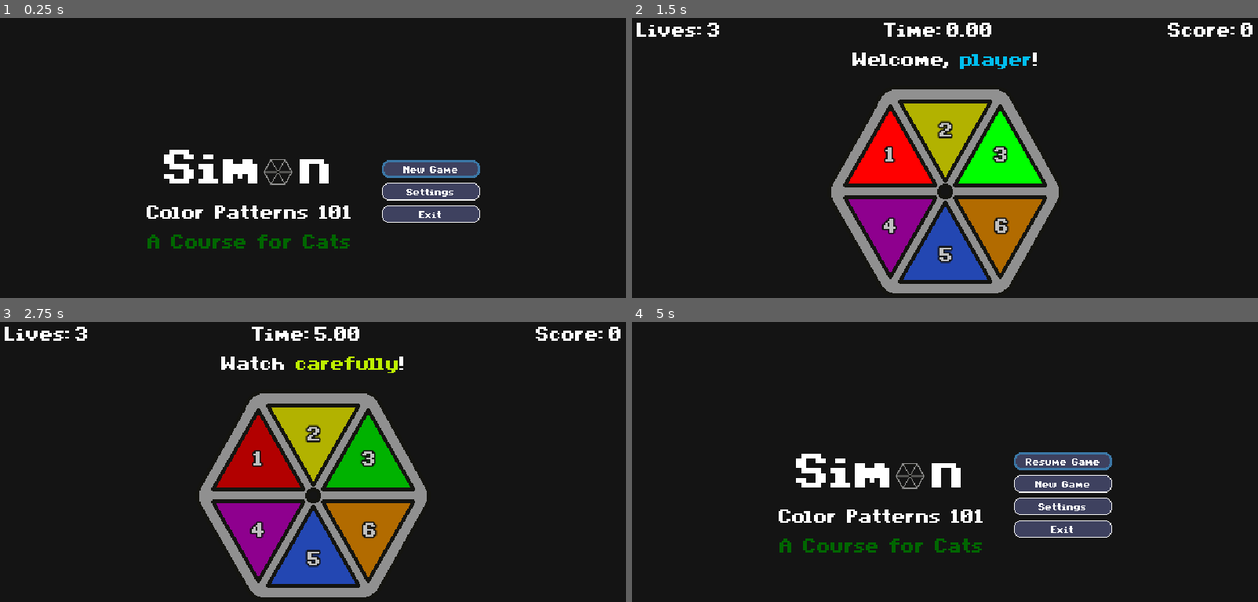
Above: before the commit, frames 1-4 (two rows, left to right).
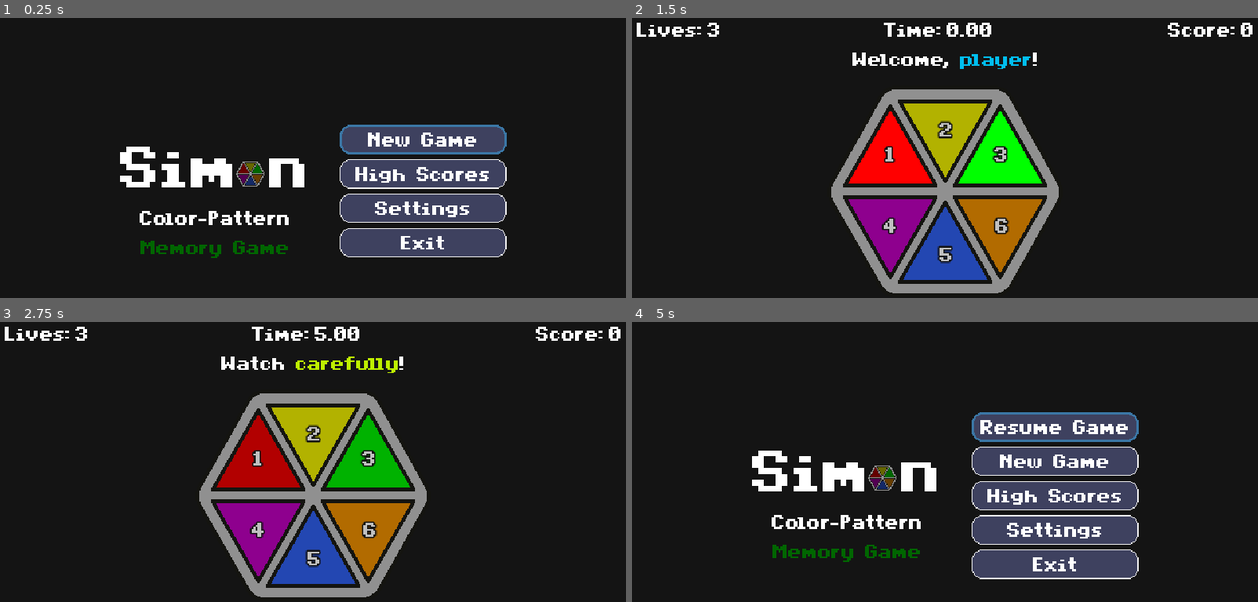
Above: after the commit, the same moments.

Repository: Panther-City-Game-Guild/Simon
Game: Godot game, scene res://Scenes/SimonTitle.tscn
The game is run twice, just before and just after one commit, with the same random seed, the same clock (stepped at 60 frames per second) and the same inputs.
Inputs (mouse positions are in pixels of both pictures, inside the frame that each line leads up to):
- Up to frame 1 (0.25 s): no input
- Up to frame 2 (1.5 s): click "New Game" at 0.5 s; tap Enter (ui_accept) at 1.25 s; move the mouse to (888, 152) at 1.27 s; hold 1 (trigger_ability_1) from 1.28 s (still down); click (888, 152) at 1.42 s
- Up to frame 3 (2.75 s): tap Enter (ui_accept) at 1.52, 2.27 s; move the mouse to (313, 434) at 2.02 s; release 1 (trigger_ability_1) at 2.03 s; tap 2 (trigger_ability_2) at 2.1 s; click (313, 434) at 2.17 s
- Up to frame 4 (5 s): tap Enter (ui_accept) at 2.75, 3.5, 3.77, 4.25, 4.52 s; move the mouse to (1001, 456) at 2.77 s; hold 3 (trigger_ability_3) 2.78-3.53 s; click (1001, 456) at 2.92 s; move the mouse to (888, 534) at 3.52 s; tap 4 (trigger_ability_4) at 3.6 s; click (888, 534) at 3.67 s; move the mouse to (945, 557) at 4.27 s; hold 5 (trigger_ability_5) from 4.28 s (still down); click (945, 557) at 4.42 s; tap Escape (ui_cancel) at 4.9 s

The runs differ from the first frame. In frame 1, 14% of the frame differs, in the area x 19-81%, y 38-86%; in frame 2, 0.1%; in frame 3, 0.1%; in frame 4, 16%, in the area x 19-81%, y 32-92%.

Commit message:
Working on UI
- Updated menu button size
- Updated Hexboard image
- Removed some old files
- Updated several project settings

Diff:
--- /dev/null
+++ b/simon/Assets/Images/SimonHexagon-Icon.svg
@@ -0,0 +1,149 @@
+<?xml version="1.0" encoding="UTF-8" standalone="no"?>
+<!-- Created with Inkscape (http://www.inkscape.org/) -->
+
+<svg
+   width="256"
+   height="256"
+   viewBox="0 0 67.733332 67.733333"
+   version="1.1"
+   id="svg1"
+   inkscape:version="1.4 (86a8ad7, 2024-10-11)"
+   sodipodi:docname="SimonHexagon-Icon.svg"
+   xmlns:inkscape="http://www.inkscape.org/namespaces/inkscape"
+   xmlns:sodipodi="http://sodipodi.sourceforge.net/DTD/sodipodi-0.dtd"
+   xmlns="http://www.w3.org/2000/svg"
+   xmlns:svg="http://www.w3.org/2000/svg">
+  <sodipodi:namedview
+     id="namedview1"
+     pagecolor="#505050"
+     bordercolor="#eeeeee"
+     borderopacity="1"
+     inkscape:showpageshadow="0"
+     inkscape:pageopacity="0"
+     inkscape:pagecheckerboard="0"
+     inkscape:deskcolor="#505050"
+     inkscape:document-units="px"
+     inkscape:zoom="0.70710678"
+     inkscape:cx="137.17872"
+     inkscape:cy="321.73359"
+     inkscape:window-width="2560"
+     inkscape:window-height="1387"
+     inkscape:window-x="-8"
+     inkscape:window-y="-8"
+     inkscape:window-maximized="1"
+     inkscape:current-layer="svg1" />
+  <defs
+     id="defs1">
+    <inkscape:path-effect
+       effect="fillet_chamfer"
+       id="path-effect46"
+       is_visible="true"
+       lpeversion="1"
+       nodesatellites_param="F,0,0,1,0,11.751406,0,1 @ F,0,0,1,0,13.302396,0,1 @ F,0,0,1,0,12.358334,0,1 @ F,0,0,1,0,13.428506,0,1 @ F,0,0,1,0,12.375141,0,1 @ F,0,0,1,0,12.858334,0,1"
+       radius="0"
+       unit="px"
+       method="auto"
+       mode="F"
+       chamfer_steps="1"
+       flexible="false"
+       use_knot_distance="true"
+       apply_no_radius="true"
+       apply_with_radius="true"
+       only_selected="false"
+       hide_knots="false" />
+  </defs>
+  <g
+     id="g51"
+     inkscape:label="Attempt3"
+     transform="matrix(0.24686092,0,0,0.24685774,4.2055173,4.1495357)"
+     style="display:inline">
+    <g
+       id="g49"
+       transform="matrix(0.99965609,0,0,-1.0054973,0.23613872,242.31198)"
+       inkscape:label="Area6"
+       style="display:inline">
+      <path
+         id="path47"
+         style="display:inline;fill:#663d00;fill-opacity:1;stroke:none;stroke-width:2;stroke-linecap:round;stroke-linejoin:round;stroke-dasharray:none;paint-order:markers fill stroke"
+         inkscape:transform-center-y="-28.867511"
+         d="M 179.9989,28.39555 230,115 130,114.999 Z"
+         sodipodi:nodetypes="cccc"
+         inkscape:transform-center-x="-25.000553"
+         inkscape:label="Fill" />
+    </g>
+    <g
+       id="g58"
+       transform="matrix(0.99965614,0,0,-1.0055467,0.19495751,242.64478)"
+       inkscape:label="Area5"
+       style="display:inline">
+      <path
+         id="path57"
+         style="display:inline;fill:#142966;fill-opacity:1;stroke:none;stroke-width:2;stroke-linecap:round;stroke-linejoin:round;stroke-dasharray:none;paint-order:markers fill stroke"
+         inkscape:transform-center-y="-14.433755"
+         d="M 70.000001,23.396 H 170 l -49.99999,86.6 z"
+         sodipodi:nodetypes="cccc"
+         inkscape:label="Fill" />
+    </g>
+    <g
+       id="g61"
+       transform="matrix(0.99966052,0,0,-1.0054976,0.15352352,242.31201)"
+       inkscape:label="Area4"
+       style="display:inline">
+      <path
+         id="path60"
+         style="display:inline;fill:#520052;fill-opacity:1;stroke:none;stroke-width:2;stroke-linecap:round;stroke-linejoin:round;stroke-dasharray:none;paint-order:markers fill stroke"
+         inkscape:transform-center-y="-28.867511"
+         d="M 59.9989,28.39555 110,115 10,114.999 Z"
+         sodipodi:nodetypes="cccc"
+         inkscape:transform-center-x="-25.000553"
+         inkscape:label="Fill" />
+    </g>
+    <g
+       id="g63"
+       inkscape:label="Area3"
+       transform="matrix(0.99966291,0,0,1.0054975,0.23491112,-1.548779)"
+       style="display:inline">
+      <path
+         id="path62"
+         style="display:inline;fill:#006600;fill-opacity:1;stroke:none;stroke-width:2;stroke-linecap:round;stroke-linejoin:round;stroke-dasharray:none;paint-order:markers fill stroke"
+         inkscape:transform-center-y="-28.867511"
+         d="M 179.9989,28.39555 230,115 130,114.999 Z"
+         sodipodi:nodetypes="cccc"
+         inkscape:transform-center-x="-25.000553"
+         inkscape:label="Fill" />
+    </g>
+    <g
+       id="g65"
+       transform="matrix(0.99966056,0,0,1.0055469,0.19442711,-1.8815779)"
+       inkscape:label="Area2"
+       style="display:inline">
+      <path
+         id="path64"
+         style="display:inline;fill:#666600;fill-opacity:1;stroke:none;stroke-width:1.99696;stroke-linecap:round;stroke-linejoin:round;stroke-dasharray:none;paint-order:markers fill stroke"
+         inkscape:transform-center-y="-14.389843"
+         d="M 70.000001,23.396 H 170 l -49.99999,86.33652 z"
+         sodipodi:nodetypes="cccc"
+         inkscape:label="Fill" />
+    </g>
+    <g
+       id="g67"
+       inkscape:label="Area1"
+       transform="matrix(0.99966291,0,0,1.0054975,0.15338012,-1.548779)"
+       style="display:inline">
+      <path
+         id="path66"
+         style="display:inline;fill:#660000;fill-opacity:1;stroke:none;stroke-width:2;stroke-linecap:round;stroke-linejoin:round;stroke-dasharray:none;paint-order:markers fill stroke"
+         inkscape:transform-center-y="-28.867511"
+         d="M 59.9989,28.39555 110,115 10,114.999 Z"
+         sodipodi:nodetypes="cccc"
+         inkscape:transform-center-x="-25.000553"
+         inkscape:label="Fill" />
+    </g>
+    <path
+       id="path40"
+       style="display:inline;fill:#909090;fill-opacity:1;stroke:#141410;stroke-width:4;stroke-linecap:round;stroke-linejoin:round;stroke-dasharray:none;stroke-opacity:1;paint-order:fill markers stroke"
+       inkscape:label="Solid-Background"
+       d="M 66.75931,6.6260079 A 20.190569,20.190569 0 0 0 49.20238,16.844479 L -3.4223576,109.48525 a 23.296125,23.296125 0 0 0 0.052334,23.10363 l 52.2249066,90.99005 a 21.342757,21.342757 0 0 0 18.511499,10.71913 H 172.66191 a 22.998929,22.998929 0 0 0 20.02918,-11.69531 l 51.23266,-90.77429 a 22.039573,22.039573 0 0 0 0.0481,-21.58071 L 192.36243,17.852081 A 21.910938,21.910938 0 0 0 173.23339,6.6260079 Z M 70.171471,21.656252 H 170.13733 L 120.1544,108.79605 Z M 60.131762,27.016864 110.11678,114.15876 H 10.150927 Z m 120.041088,0 49.98502,87.141896 H 130.19202 Z M 10.150927,126.76531 h 99.965853 l -49.985018,87.1419 z m 120.041093,0 h 99.96585 l -49.98502,87.1419 z m -10.03762,5.36271 49.98293,87.1398 H 70.171471 Z"
+       transform="matrix(0.99999996,0,0,0.9992996,-7.0324675e-4,0.00394103)" />
+  </g>
+</svg>
--- /dev/null
+++ b/simon/Assets/menu_button_theme.tres
@@ -0,0 +1,3 @@
+[gd_resource type="Theme" format=3 uid="uid://be5jvjber8yrc"]
+
+[resource]
--- a/simon/Scenes/CircleBoard.tscn
+++ b/simon/Scenes/CircleBoard.tscn
@@ -11,6 +11,7 @@
 script = ExtResource("1_gobkb")
 
 [node name="BoardSprite" type="Sprite2D" parent="."]
+texture_filter = 1
 texture = ExtResource("2_owfy7")
 
 [node name="Area_1" type="Area2D" parent="BoardSprite"]
@@ -27,6 +28,7 @@
 polygon = PackedVector2Array(-48, 34, -46, 11, -39, -7, -28, -24, -11, -42, 6, -54, 28, -63, 51, -66, 51, 34)
 
 [node name="Label" type="Label" parent="BoardSprite/Area_1"]
+texture_filter = 1
 anchors_preset = 8
 anchor_left = 0.5
 anchor_top = 0.5
@@ -51,6 +53,7 @@
 script = ExtResource("4_rx7ny")
 
 [node name="CollisionPolygon2D" type="CollisionPolygon2D" parent="BoardSprite/Area_2"]
+visible = false
 polygon = PackedVector2Array(53, -68, 53, 36, -51, 36, -50, 22, -46, 6, -43, -2, -36, -16, -27, -29, -12, -44, -2, -51, 15, -60, 23, -63, 39, -67)
 
 [node name="Polygon2D" type="Polygon2D" parent="BoardSprite/Area_2"]
@@ -58,6 +61,7 @@
 polygon = PackedVector2Array(-48, 34, -46, 11, -39, -7, -28, -24, -11, -42, 6, -54, 28, -63, 51, -66, 51, 34)
 
 [node name="Label" type="Label" parent="BoardSprite/Area_2"]
+texture_filter = 1
 anchors_preset = 8
 anchor_left = 0.5
 anchor_top = 0.5
@@ -83,6 +87,7 @@
 script = ExtResource("4_rx7ny")
 
 [node name="CollisionPolygon2D" type="CollisionPolygon2D" parent="BoardSprite/Area_3"]
+visible = false
 polygon = PackedVector2Array(53, -68, 53, 36, -51, 36, -50, 22, -46, 6, -43, -2, -36, -16, -27, -29, -12, -44, -2, -51, 15, -60, 23, -63, 39, -67)
 
 [node name="Polygon2D" type="Polygon2D" parent="BoardSprite/Area_3"]
@@ -90,6 +95,7 @@
 polygon = PackedVector2Array(-48, 34, -46, 11, -39, -7, -28, -24, -11, -42, 6, -54, 28, -63, 51, -66, 51, 34)
 
 [node name="Label" type="Label" parent="BoardSprite/Area_3"]
+texture_filter = 1
 anchors_preset = 8
 anchor_left = 0.5
 anchor_top = 0.5
@@ -115,6 +121,7 @@
 script = ExtResource("4_rx7ny")
 
 [node name="CollisionPolygon2D" type="CollisionPolygon2D" parent="BoardSprite/Area_4"]
+visible = false
 polygon = PackedVector2Array(53, -68, 53, 36, -51, 36, -50, 22, -46, 6, -43, -2, -36, -16, -27, -29, -12, -44, -2, -51, 15, -60, 23, -63, 39, -67)
 
 [node name="Polygon2D" type="Polygon2D" parent="BoardSprite/Area_4"]
@@ -122,6 +129,7 @@
 polygon = PackedVector2Array(-48, 34, -46, 11, -39, -7, -28, -24, -11, -42, 6, -54, 28, -63, 51, -66, 51, 34)
 
 [node name="Label" type="Label" parent="BoardSprite/Area_4"]
+texture_filter = 1
 anchors_preset = 8
 anchor_left = 0.5
 anchor_top = 0.5
--- a/simon/Scenes/GameMenu.tscn
+++ b/simon/Scenes/GameMenu.tscn
@@ -1,10 +1,11 @@
-[gd_scene load_steps=11 format=3 uid="uid://dv5ce46e4gdq7"]
+[gd_scene load_steps=12 format=3 uid="uid://dv5ce46e4gdq7"]
 
 [ext_resource type="FontFile" uid="uid://dpp84wuchugmh" path="res://Assets/Fonts/mago3.ttf" id="1_0crqe"]
-[ext_resource type="Script" path="res://Scripts/game_menu.gd" id="1_7oi58"]
-[ext_resource type="Texture2D" uid="uid://c70umxwdsm5bm" path="res://Assets/Images/Simon-Menu-Button.png" id="2_ehgel"]
-[ext_resource type="Texture2D" uid="uid://bkwyx2dd8qcja" path="res://Assets/Images/Simon-Menu-Button-Hover.png" id="3_0crqe"]
-[ext_resource type="Texture2D" uid="uid://d3ssoamxmlpnc" path="res://Assets/Images/Simon-Menu-Button-Disabled.png" id="5_pxdf2"]
+[ext_resource type="Script" uid="uid://l5e0jm8t740s" path="res://Scripts/game_menu.gd" id="1_7oi58"]
+[ext_resource type="Texture2D" uid="uid://c78hrt44st216" path="res://Assets/Images/Button-Base-170x30.png" id="3_5iivx"]
+[ext_resource type="Texture2D" uid="uid://4rg75fj0voi0" path="res://Assets/Images/SimonHexBoardDim.png" id="3_ptjl2"]
+[ext_resource type="Texture2D" uid="uid://dlnfv0nutb3na" path="res://Assets/Images/Button-Hover-170x30.png" id="4_ptjl2"]
+[ext_resource type="Texture2D" uid="uid://ux46stthngey" path="res://Assets/Images/Button-Disabled-170x30.png" id="5_fv87u"]
 
 [sub_resource type="Theme" id="Theme_pxdf2"]
 default_font = ExtResource("1_0crqe")
@@ -13,7 +14,7 @@
 bg_color = Color(0.0784314, 0.0784314, 0.0784314, 1)
 
 [sub_resource type="LabelSettings" id="LabelSettings_f0vws"]
-font_size = 80
+font_size = 96
 
 [sub_resource type="LabelSettings" id="LabelSettings_m1f3t"]
 font_size = 32
@@ -24,6 +25,7 @@
 
 [node name="GameMenu" type="Panel"]
 process_mode = 3
+texture_filter = 1
 offset_right = 640.0
 offset_bottom = 360.0
 size_flags_horizontal = 4
@@ -51,6 +53,7 @@
 [node name="NameContainer" type="HBoxContainer" parent="Container/TitleContainer"]
 layout_mode = 2
 size_flags_horizontal = 4
+theme_override_constants/separation = 0
 alignment = 1
 
 [node name="Sim" type="Label" parent="Container/TitleContainer/NameContainer"]
@@ -60,7 +63,7 @@
 horizontal_alignment = 1
 
 [node name="MarginContainer" type="MarginContainer" parent="Container/TitleContainer/NameContainer"]
-custom_minimum_size = Vector2(30, 32)
+custom_minimum_size = Vector2(32, 32)
 layout_mode = 2
 size_flags_horizontal = 4
 theme_override_constants/margin_bottom = 8
@@ -73,18 +76,21 @@
 
 [node name="CommLabel" type="Label" parent="Container/TitleContainer"]
 layout_mode = 2
-text = "Color Patterns 101"
+text = "Color-Pattern"
 label_settings = SubResource("LabelSettings_m1f3t")
 horizontal_alignment = 1
 
 [node name="CommLabel2" type="Label" parent="Container/TitleContainer"]
 layout_mode = 2
-text = "A Course for Cats"
+text = "Memory Game"
 label_settings = SubResource("LabelSettings_pxdf2")
 horizontal_alignment = 1
 
 [node name="Sprite2D" type="Sprite2D" parent="Container"]
-position = Vector2(284, 160)
+texture_filter = 1
+position = Vector2(256, 162)
+scale = Vector2(0.125, 0.125)
+texture = ExtResource("3_ptjl2")
 
 [node name="MenuContainer" type="VBoxContainer" parent="Container"]
 layout_mode = 2
@@ -96,10 +102,10 @@
 [node name="ResumeBtn" type="TextureButton" parent="Container/MenuContainer"]
 visible = false
 layout_mode = 2
-texture_normal = ExtResource("2_ehgel")
-texture_hover = ExtResource("3_0crqe")
-texture_disabled = ExtResource("5_pxdf2")
-texture_focused = ExtResource("3_0crqe")
+texture_normal = ExtResource("3_5iivx")
+texture_hover = ExtResource("4_ptjl2")
+texture_disabled = ExtResource("5_fv87u")
+texture_focused = ExtResource("4_ptjl2")
 
 [node name="Label" type="Label" parent="Container/MenuContainer/ResumeBtn"]
 layout_mode = 1
@@ -108,16 +114,16 @@
 anchor_bottom = 1.0
 grow_horizontal = 2
 grow_vertical = 2
+theme_override_font_sizes/font_size = 32
 text = "Resume Game"
 horizontal_alignment = 1
-vertical_alignment = 1
 
 [node name="NewBtn" type="TextureButton" parent="Container/MenuContainer"]
 layout_mode = 2
-texture_normal = ExtResource("2_ehgel")
-texture_hover = ExtResource("3_0crqe")
-texture_disabled = ExtResource("5_pxdf2")
-texture_focused = ExtResource("3_0crqe")
+texture_normal = ExtResource("3_5iivx")
+texture_hover = ExtResource("4_ptjl2")
+texture_disabled = ExtResource("5_fv87u")
+texture_focused = ExtResource("4_ptjl2")
 
 [node name="Label" type="Label" parent="Container/MenuContainer/NewBtn"]
 layout_mode = 1
@@ -126,18 +132,16 @@
 anchor_bottom = 1.0
 grow_horizontal = 2
 grow_vertical = 2
+theme_override_font_sizes/font_size = 32
 text = "New Game"
 horizontal_alignment = 1
-vertical_alignment = 1
 
 [node name="ScoresBtn" type="TextureButton" parent="Container/MenuContainer"]
-visible = false
 layout_mode = 2
-disabled = true
-texture_normal = ExtResource("2_ehgel")
-texture_hover = ExtResource("3_0crqe")
-texture_disabled = ExtResource("5_pxdf2")
-texture_focused = ExtResource("3_0crqe")
+texture_normal = ExtResource("3_5iivx")
+texture_hover = ExtResource("4_ptjl2")
+texture_disabled = ExtResource("5_fv87u")
+texture_focused = ExtResource("4_ptjl2")
 
 [node name="Label" type="Label" parent="Container/MenuContainer/ScoresBtn"]
 layout_mode = 1
@@ -146,16 +150,16 @@
 anchor_bottom = 1.0
 grow_horizontal = 2
 grow_vertical = 2
+theme_override_font_sizes/font_size = 32
 text = "High Scores"
 horizontal_alignment = 1
-vertical_alignment = 1
 
 [node name="SettingsBtn" type="TextureButton" parent="Container/MenuContainer"]
 layout_mode = 2
-texture_normal = ExtResource("2_ehgel")
-texture_hover = ExtResource("3_0crqe")
-texture_disabled = ExtResource("5_pxdf2")
-texture_focused = ExtResource("3_0crqe")
+texture_normal = ExtResource("3_5iivx")
+texture_hover = ExtResource("4_ptjl2")
+texture_disabled = ExtResource("5_fv87u")
+texture_focused = ExtResource("4_ptjl2")
 
 [node name="Label" type="Label" parent="Container/MenuContainer/SettingsBtn"]
 layout_mode = 1
@@ -164,16 +168,16 @@
 anchor_bottom = 1.0
 grow_horizontal = 2
 grow_vertical = 2
+theme_override_font_sizes/font_size = 32
 text = "Settings"
 horizontal_alignment = 1
-vertical_alignment = 1
 
 [node name="ExitBtn" type="TextureButton" parent="Container/MenuContainer"]
 layout_mode = 2
-texture_normal = ExtResource("2_ehgel")
-texture_hover = ExtResource("3_0crqe")
-texture_disabled = ExtResource("5_pxdf2")
-texture_focused = ExtResource("3_0crqe")
+texture_normal = ExtResource("3_5iivx")
+texture_hover = ExtResource("4_ptjl2")
+texture_disabled = ExtResource("5_fv87u")
+texture_focused = ExtResource("4_ptjl2")
 
 [node name="Label" type="Label" parent="Container/MenuContainer/ExitBtn"]
 layout_mode = 1
@@ -182,9 +186,9 @@
 anchor_bottom = 1.0
 grow_horizontal = 2
 grow_vertical = 2
+theme_override_font_sizes/font_size = 32
 text = "Exit"
 horizontal_alignment = 1
-vertical_alignment = 1
 
 [connection signal="gui_input" from="Container/MenuContainer/ResumeBtn" to="." method="_on_resume_btn_gui_input"]
 [connection signal="gui_input" from="Container/MenuContainer/NewBtn" to="." method="_on_new_btn_gui_input"]
--- /dev/null
+++ b/simon/Scenes/GameReport.tscn
@@ -0,0 +1,6 @@
+[gd_scene load_steps=2 format=3 uid="uid://24u53315t5ti"]
+
+[ext_resource type="Script" uid="uid://cvix6l76l5gam" path="res://Scripts/game_report.gd" id="1_1uh52"]
+
+[node name="GameReport" type="Node2D"]
+script = ExtResource("1_1uh52")
--- /dev/null
+++ b/simon/Scenes/GameSettings.tscn
@@ -0,0 +1,51 @@
+[gd_scene load_steps=4 format=3 uid="uid://im3n81tbvan2"]
+
+[ext_resource type="Theme" uid="uid://bcj8x1t4qdn5o" path="res://Assets/board_area_theme.tres" id="1_40wjk"]
+
+[sub_resource type="StyleBoxFlat" id="StyleBoxFlat_ymymp"]
+bg_color = Color(0.0784314, 0.0784314, 0.0784314, 1)
+
+[sub_resource type="ButtonGroup" id="ButtonGroup_40wjk"]
+
+[node name="GameSettings" type="Control"]
+texture_filter = 1
+layout_mode = 3
+anchors_preset = 15
+anchor_right = 1.0
+anchor_bottom = 1.0
+grow_horizontal = 2
+grow_vertical = 2
+theme = ExtResource("1_40wjk")
+
+[node name="Panel" type="Panel" parent="."]
+custom_minimum_size = Vector2(640, 360)
+layout_mode = 0
+offset_right = 40.0
+offset_bottom = 40.0
+theme_override_styles/panel = SubResource("StyleBoxFlat_ymymp")
+
+[node name="HBoxContainer" type="HBoxContainer" parent="."]
+layout_mode = 0
+offset_right = 266.0
+offset_bottom = 40.0
+
+[node name="Label" type="Label" parent="HBoxContainer"]
+layout_mode = 2
+text = "Board Shape"
+
+[node name="VBoxContainer" type="VBoxContainer" parent="HBoxContainer"]
+layout_mode = 2
+
+[node name="CheckBox" type="CheckBox" parent="HBoxContainer/VBoxContainer"]
+texture_filter = 1
+layout_mode = 2
+theme = ExtResource("1_40wjk")
+button_group = SubResource("ButtonGroup_40wjk")
+text = "Hexagon"
+
+[node name="CheckBox2" type="CheckBox" parent="HBoxContainer/VBoxContainer"]
+texture_filter = 1
+layout_mode = 2
+theme = ExtResource("1_40wjk")
+button_group = SubResource("ButtonGroup_40wjk")
+text = "Circle"
--- a/simon/Scenes/HexBoard.tscn
+++ b/simon/Scenes/HexBoard.tscn
@@ -1,20 +1,16 @@
-[gd_scene load_steps=6 format=3 uid="uid://yn1d5or0rw1x"]
-
-[ext_resource type="Script" path="res://Scripts/board.gd" id="1_2ukb6"]
-[ext_resource type="Script" path="res://Scripts/area.gd" id="2_82xq0"]
+[gd_scene load_steps=5 format=3 uid="uid://yn1d5or0rw1x"]
+
+[ext_resource type="Script" uid="uid://dmsljr82g63y5" path="res://Scripts/board.gd" id="1_2ukb6"]
+[ext_resource type="Script" uid="uid://cva6no74swapm" path="res://Scripts/area.gd" id="2_82xq0"]
 [ext_resource type="Texture2D" uid="uid://g6t0tskp2ahh" path="res://Assets/Images/SimonHexBoard.png" id="3_6y4hp"]
-[ext_resource type="Texture2D" uid="uid://b10nbqir0y68w" path="res://Assets/Images/SimonHexagon-Dim.png" id="5_0dx74"]
 [ext_resource type="Theme" uid="uid://bcj8x1t4qdn5o" path="res://Assets/board_area_theme.tres" id="5_2c8px"]
 
 [node name="HexBoard" type="Node2D"]
 top_level = true
 script = ExtResource("1_2ukb6")
 
-[node name="PlaceholderArt" type="Sprite2D" parent="."]
-visible = false
-texture = ExtResource("5_0dx74")
-
 [node name="BoardSprite" type="Sprite2D" parent="."]
+texture_filter = 1
 texture = ExtResource("3_6y4hp")
 
 [node name="Area_1" type="Area2D" parent="BoardSprite"]
@@ -30,6 +26,7 @@
 polygon = PackedVector2Array(-45, 34, 1, -47, 47, 34)
 
 [node name="Label" type="Label" parent="BoardSprite/Area_1"]
+texture_filter = 1
 anchors_preset = 8
 anchor_left = 0.5
 anchor_top = 0.5
@@ -60,6 +57,7 @@
 polygon = PackedVector2Array(-46.0001, 29.9999, 0.000129294, -51, 45.9999, 30.0001)
 
 [node name="Label" type="Label" parent="BoardSprite/Area_2"]
+texture_filter = 1
 anchors_preset = 8
 anchor_left = 0.5
 anchor_top = 0.5
@@ -90,6 +88,7 @@
 polygon = PackedVector2Array(-47, 34, -1, -47, 45, 34)
 
 [node name="Label" type="Label" parent="BoardSprite/Area_3"]
+texture_filter = 1
 anchors_preset = 8
 anchor_left = 0.5
 anchor_top = 0.5
@@ -120,6 +119,7 @@
 polygon = PackedVector2Array(-47.0001, 33.9999, -0.999882, -47, 44.9999, 34.0001)
 
 [node name="Label" type="Label" parent="BoardSprite/Area_4"]
+texture_filter = 1
 anchors_preset = 8
 anchor_left = 0.5
 anchor_top = 0.5
@@ -150,6 +150,7 @@
 polygon = PackedVector2Array(-46, 30, 0, -51, 46, 30)
 
 [node name="Label" type="Label" parent="BoardSprite/Area_5"]
+texture_filter = 1
 anchors_preset = 8
 anchor_left = 0.5
 anchor_top = 0.5
@@ -180,6 +181,7 @@
 polygon = PackedVector2Array(-45.0001, 33.9999, 1.00012, -47, 46.9999, 34.0001)
 
 [node name="Label" type="Label" parent="BoardSprite/Area_6"]
+texture_filter = 1
 anchors_preset = 8
 anchor_left = 0.5
 anchor_top = 0.5
@@ -196,11 +198,6 @@
 text = "6"
 horizontal_alignment = 1
 vertical_alignment = 1
-
-[node name="Light" type="Polygon2D" parent="."]
-show_behind_parent = true
-color = Color(0.0784314, 0.0784314, 0.0784314, 1)
-polygon = PackedVector2Array(-5, -5, 5, -5, 5, 5, -5, 5)
 
 [connection signal="mouse_entered" from="BoardSprite/Area_1" to="BoardSprite/Area_1" method="_on_mouse_entered"]
 [connection signal="mouse_exited" from="BoardSprite/Area_1" to="BoardSprite/Area_1" method="_on_mouse_exited"]
--- a/simon/Scripts/game_menu.gd
+++ b/simon/Scripts/game_menu.gd
@@ -1,18 +1,11 @@
 extends Panel
 
-var LogoBoard: CompressedTexture2D = load("res://Assets/Images/SimonHexboard.png")
 @onready var NameBoard := $Container/Sprite2D
 @onready var resumeBtn := $Container/MenuContainer/ResumeBtn
 @onready var newBtn := $Container/MenuContainer/NewBtn
 
-
 # Called when the node enters the scene tree for the first time.
 func _ready() -> void:
-	var img: Image = LogoBoard.get_image()
-	img.resize(32, 32)
-	var texture: ImageTexture = ImageTexture.create_from_image(img)
-	NameBoard.texture = texture
-
 	newBtn.grab_focus()
 
 
--- /dev/null
+++ b/simon/Scripts/game_report.gd
@@ -0,0 +1 @@
+extends Node2D
--- a/simon/Scripts/game_title.gd
+++ b/simon/Scripts/game_title.gd
@@ -1,10 +1,4 @@
 extends Node
-
-### TODO:
-# - Move most of the generic Game functionality to a generic Game controller node
-# - HexBoard.gd should only control its child nodes and signal back to Game controller
-# - GameHUD, HexBoard, and GameClock should be children of the Game controller
-# - This would allow for the possibility of other game board shapes for more dynamic gameplay
 
 ### TODO:
 # - Experiment with disabling _input processing for the active_board while Simon is teaching the pattern
@@ -54,7 +48,8 @@
 			_unpause_game()
 			return
 
-		# If a Game is NOT running and the GameMenu is visible, go to GameSelection
+		# If a Game is NOT running and the GameMenu is visible, do something?
+		# TODO: Consider removing or repurposing this!
 		elif !Game.is_game_running && GameMenu.visible:
 			# TODO: Do something
 			return
--- a/simon/project.godot
+++ b/simon/project.godot
@@ -11,11 +11,14 @@
 [application]
 
 config/name="Simon"
+config/description="Simon is built to emulate the classic hand-held color-pattern memory game by the same name."
 run/main_scene="uid://cky1uw2nrbma4"
 config/use_custom_user_dir=true
 config/custom_user_dir_name="PCGG/Simon"
 config/features=PackedStringArray("4.4", "GL Compatibility")
-config/icon="res://icon.svg"
+boot_splash/bg_color=Color(0.0784314, 0.0784314, 0.0784314, 1)
+config/icon="uid://dawy4ecunj8ri"
+config/windows_native_icon="res://SimonHexBoardDim.ico"
 
 [display]
 
Binary file added: simon/Assets/Images/Button-Base-170x30.png
Not shown, changed: simon/Assets/Images/Button-Base-170x30.png.import
Binary file added: simon/Assets/Images/Button-Disabled-170x30.png
Not shown, changed: simon/Assets/Images/Button-Disabled-170x30.png.import
Binary file added: simon/Assets/Images/Button-Hover-170x30.png
Not shown, changed: simon/Assets/Images/Button-Hover-170x30.png.import
Renamed: simon/Assets/Images/SimonHexagon-Dim.png -> simon/Assets/Images/OLD-SimonHexagon-Dim.png
Not shown, changed: simon/Assets/Images/OLD-SimonHexagon-Dim.png.import
Renamed: simon/Assets/Images/SimonHexagon-Lit.png -> simon/Assets/Images/OLD-SimonHexagon-Lit.png
Not shown, changed: simon/Assets/Images/OLD-SimonHexagon-Lit.png.import
Renamed: simon/Assets/Images/SimonHexagon.png -> simon/Assets/Images/OLD-SimonHexagon.png
Not shown, changed: simon/Assets/Images/OLD-SimonHexagon.png.import
(and 16 more such lines)
